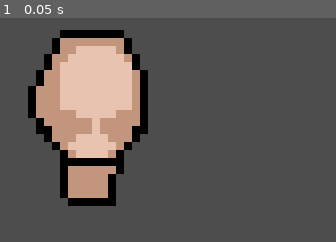
Above: before the commit, frame 1.
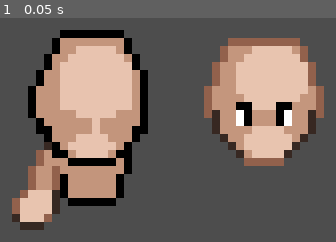
Above: after the commit, the same moment.

Repository: p1petto/CharacterMakerNew
Game: Godot game, scene res://Scenes/maker.tscn
The game is run twice, just before and just after one commit, with the same random seed, the same clock (stepped at 60 frames per second) and the same inputs.
Inputs:
- Up to frame 1 (0.05 s): no input

The runs differ from the first frame. In frame 1, 21% of the frame differs, in the area x 3-97%, y 8-95%.

Commit message:
рука

Diff:
--- /dev/null
+++ b/Resources/ConditionallyDynamicParts/arm_animations.tres
@@ -0,0 +1,120 @@
+[gd_resource type="SpriteFrames" load_steps=14 format=3 uid="uid://m8pb07il8ekv"]
+
+[ext_resource type="Texture2D" uid="uid://bbn2wkg81lbk8" path="res://Assets/Character/arm/idle-arm-down.png" id="1_yweal"]
+
+[sub_resource type="AtlasTexture" id="AtlasTexture_ojvjk"]
+atlas = ExtResource("1_yweal")
+region = Rect2(0, 0, 64, 64)
+
+[sub_resource type="AtlasTexture" id="AtlasTexture_jcr12"]
+atlas = ExtResource("1_yweal")
+region = Rect2(64, 0, 64, 64)
+
+[sub_resource type="AtlasTexture" id="AtlasTexture_plyv1"]
+atlas = ExtResource("1_yweal")
+region = Rect2(0, 64, 64, 64)
+
+[sub_resource type="AtlasTexture" id="AtlasTexture_ypn3j"]
+atlas = ExtResource("1_yweal")
+region = Rect2(64, 64, 64, 64)
+
+[sub_resource type="AtlasTexture" id="AtlasTexture_jekq8"]
+atlas = ExtResource("1_yweal")
+region = Rect2(0, 128, 64, 64)
+
+[sub_resource type="AtlasTexture" id="AtlasTexture_83fpm"]
+atlas = ExtResource("1_yweal")
+region = Rect2(64, 128, 64, 64)
+
+[sub_resource type="AtlasTexture" id="AtlasTexture_qbbgy"]
+atlas = ExtResource("1_yweal")
+region = Rect2(128, 0, 64, 64)
+
+[sub_resource type="AtlasTexture" id="AtlasTexture_ka55o"]
+atlas = ExtResource("1_yweal")
+region = Rect2(192, 0, 64, 64)
+
+[sub_resource type="AtlasTexture" id="AtlasTexture_6p3n0"]
+atlas = ExtResource("1_yweal")
+region = Rect2(128, 64, 64, 64)
+
+[sub_resource type="AtlasTexture" id="AtlasTexture_ofkhv"]
+atlas = ExtResource("1_yweal")
+region = Rect2(192, 64, 64, 64)
+
+[sub_resource type="AtlasTexture" id="AtlasTexture_vjqb5"]
+atlas = ExtResource("1_yweal")
+region = Rect2(128, 128, 64, 64)
+
+[sub_resource type="AtlasTexture" id="AtlasTexture_m3123"]
+atlas = ExtResource("1_yweal")
+region = Rect2(192, 128, 64, 64)
+
+[resource]
+animations = [{
+"frames": [{
+"duration": 1.0,
+"texture": SubResource("AtlasTexture_ojvjk")
+}, {
+"duration": 1.0,
+"texture": SubResource("AtlasTexture_jcr12")
+}],
+"loop": true,
+"name": &"idle_arm_down_1",
+"speed": 5.0
+}, {
+"frames": [{
+"duration": 1.0,
+"texture": SubResource("AtlasTexture_plyv1")
+}, {
+"duration": 1.0,
+"texture": SubResource("AtlasTexture_ypn3j")
+}],
+"loop": true,
+"name": &"idle_arm_down_2",
+"speed": 5.0
+}, {
+"frames": [{
+"duration": 1.0,
+"texture": SubResource("AtlasTexture_jekq8")
+}, {
+"duration": 1.0,
+"texture": SubResource("AtlasTexture_83fpm")
+}],
+"loop": true,
+"name": &"idle_arm_down_3",
+"speed": 5.0
+}, {
+"frames": [{
+"duration": 1.0,
+"texture": SubResource("AtlasTexture_qbbgy")
+}, {
+"duration": 1.0,
+"texture": SubResource("AtlasTexture_ka55o")
+}],
+"loop": true,
+"name": &"idle_arm_horizontal_1",
+"speed": 5.0
+}, {
+"frames": [{
+"duration": 1.0,
+"texture": SubResource("AtlasTexture_6p3n0")
+}, {
+"duration": 1.0,
+"texture": SubResource("AtlasTexture_ofkhv")
+}],
+"loop": true,
+"name": &"idle_arm_horizontal_2",
+"speed": 5.0
+}, {
+"frames": [{
+"duration": 1.0,
+"texture": SubResource("AtlasTexture_vjqb5")
+}, {
+"duration": 1.0,
+"texture": SubResource("AtlasTexture_m3123")
+}],
+"loop": true,
+"name": &"idle_arm_horizontal_3",
+"speed": 5.0
+}]
--- a/Resources/DynamicPart/Head/body.tres
+++ b/Resources/DynamicPart/Head/body.tres
@@ -4,5 +4,5 @@
 
 [resource]
 script = ExtResource("1_khfhm")
-array_points = PackedVector2Array(7, 12, 5, 12, 3, 14, 4, 17, 4, 20, 7, 21, 10, 20, 10, 17, 11, 14, 9, 12)
+array_points = PackedVector2Array(7, 12, 5, 12, 2, 14, 3, 17, 4, 20, 7, 21, 10, 20, 11, 17, 12, 14, 9, 12)
 glare_array_points = PackedVector2Array()
--- a/Scenes/character.tscn
+++ b/Scenes/character.tscn
@@ -1,8 +1,9 @@
-[gd_scene load_steps=4 format=3 uid="uid://bmajra62ohwsu"]
+[gd_scene load_steps=5 format=3 uid="uid://bmajra62ohwsu"]
 
 [ext_resource type="PackedScene" uid="uid://dy613l8j7trug" path="res://Scenes/dynamic_part.tscn" id="1_qwsbw"]
 [ext_resource type="Resource" uid="uid://bhs6b6rnrwmce" path="res://Resources/DynamicPart/Head/head.tres" id="2_60lhr"]
 [ext_resource type="Resource" uid="uid://dc424wvsgatoa" path="res://Resources/DynamicPart/Head/body.tres" id="3_0fwpx"]
+[ext_resource type="PackedScene" uid="uid://bwi4hslosv760" path="res://Scenes/conditionally_dynamic_part.tscn" id="3_imctp"]
 
 [node name="Character" type="Node2D"]
 
@@ -10,6 +11,9 @@
 clip_children = 2
 dynamic_part = ExtResource("3_0fwpx")
 
+[node name="Arm" parent="." instance=ExtResource("3_imctp")]
+position = Vector2(7, 17)
+
 [node name="Head" parent="." instance=ExtResource("1_qwsbw")]
 clip_children = 2
 dynamic_part = ExtResource("2_60lhr")
--- /dev/null
+++ b/Scenes/conditionally_dynamic_part.tscn
@@ -0,0 +1,11 @@
+[gd_scene load_steps=2 format=3 uid="uid://bwi4hslosv760"]
+
+[ext_resource type="SpriteFrames" uid="uid://m8pb07il8ekv" path="res://Resources/ConditionallyDynamicParts/arm_animations.tres" id="1_uyn84"]
+
+[node name="ConditionallyDynamicPart" type="Node2D"]
+texture_filter = 1
+
+[node name="AnimatedSprite2D" type="AnimatedSprite2D" parent="."]
+position = Vector2(0, 3)
+sprite_frames = ExtResource("1_uyn84")
+animation = &"idle_arm_down_1"
--- a/Scenes/dynamic_part.tscn
+++ b/Scenes/dynamic_part.tscn
@@ -10,7 +10,7 @@
 [node name="Idle-sheet2" type="Sprite2D" parent="."]
 visible = false
 texture_filter = 1
-position = Vector2(7, 18)
+position = Vector2(29, 20)
 texture = ExtResource("3_8aldy")
 
 [node name="testpolugonhead" type="Polygon2D" parent="."]
@@ -23,7 +23,8 @@
 visible = false
 modulate = Color(0.768627, 0.588235, 0.490196, 1)
 clip_children = 2
-polygon = PackedVector2Array(7, 12, 5, 12, 3, 14, 4, 17, 4, 20, 7, 21, 10, 20, 10, 17, 11, 14, 9, 12)
+position = Vector2(0, 2)
+polygon = PackedVector2Array(7, 12, 5, 12, 2, 14, 3, 17, 4, 20, 7, 21, 10, 20, 11, 17, 12, 14, 9, 12)
 
 [node name="testglare" type="Polygon2D" parent="."]
 visible = false
@@ -38,7 +39,6 @@
 color = Color(0.909804, 0.768627, 0.686275, 1)
 
 [node name="Idle-sheet" type="Sprite2D" parent="."]
-visible = false
 texture_filter = 1
 position = Vector2(29, 19)
 texture = ExtResource("3_vgywu")
Binary file added: Assets/Character/arm/idle-arm-down.png
Not shown, added: Assets/Character/arm/idle-arm-down.png.import
